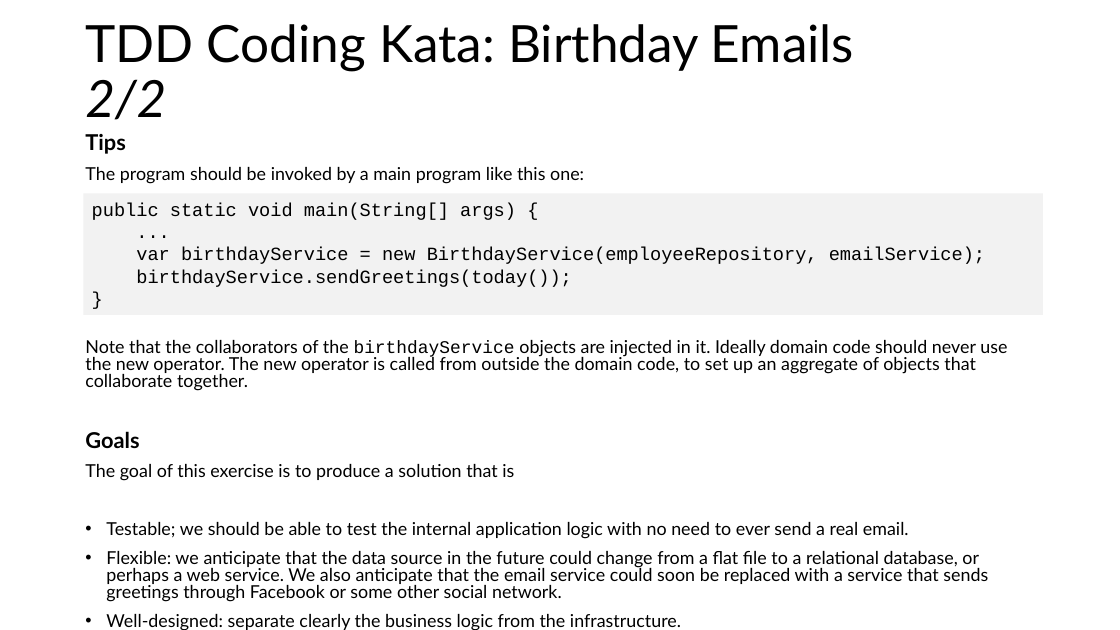
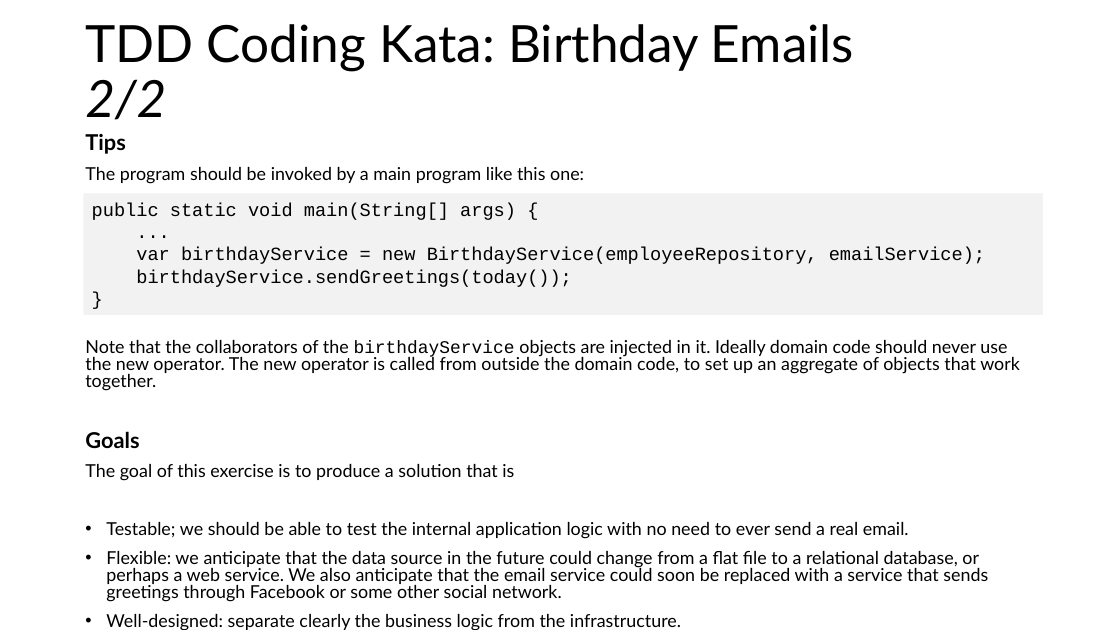
Before and after one commit to G2HJei/tdd-birthday-emails, a slide deck: slide 5 of Test-Driven Development.pptx. Drawn at 1120x630 pixels with LibreOffice and Linux fonts; fonts in the diff are those of the drawing. Boxes give left, top, right and bottom in pixels: in the first picture for what was removed or moved away, otherwise in the second. Text is boxed around its words. In the diff, an @@ line names an element or a change of style, - is before the commit and + after.

Commit message:
Update ppt

```diff
--- a/Test-Driven Development.pptx
+++ b/Test-Driven Development.pptx
@@ text at <box>85,340,1020,391</box>: text changed @@
-Note that the collaborators of the birthdayService objects are injected in it. Ideally domain code should never use the new operator. The new operator is called from outside the domain code, to set up an aggregate of objects that collaborate together.
+Note that the collaborators of the birthdayService objects are injected in it. Ideally domain code should never use the new operator. The new operator is called from outside the domain code, to set up an aggregate of objects that work together.
```
Also in this commit, not shown: 1 other slide changed.
